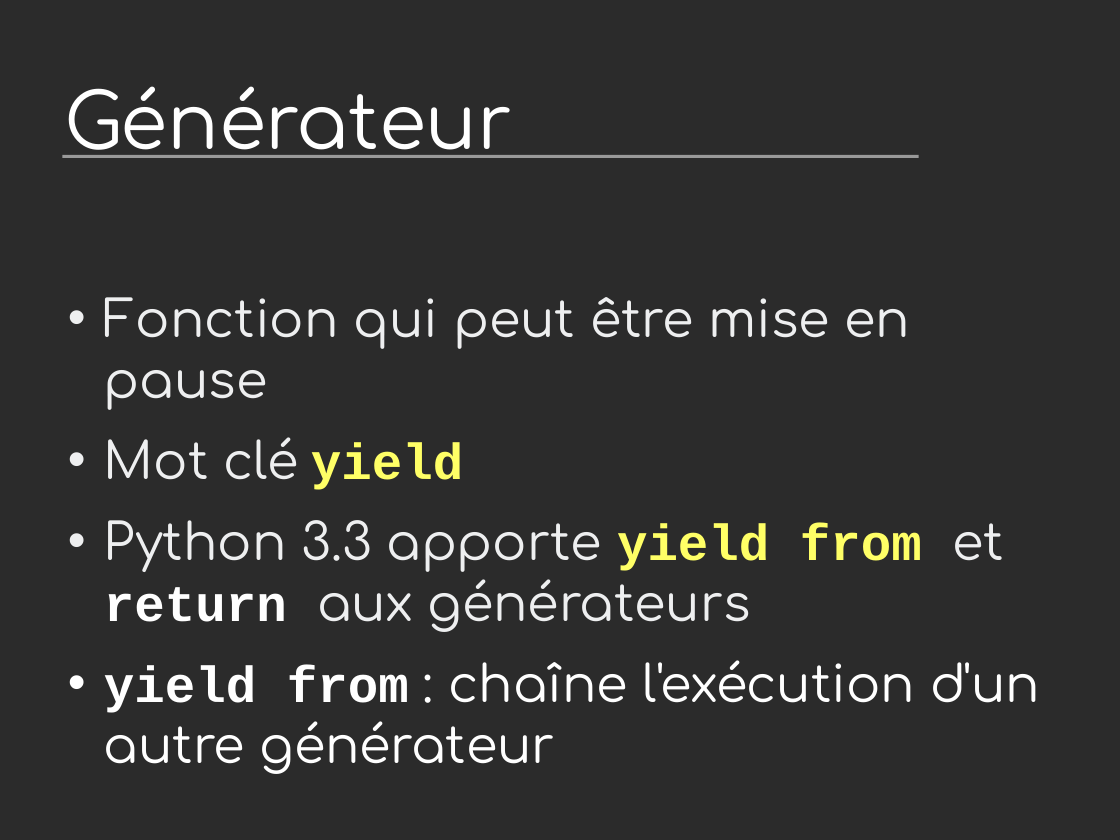
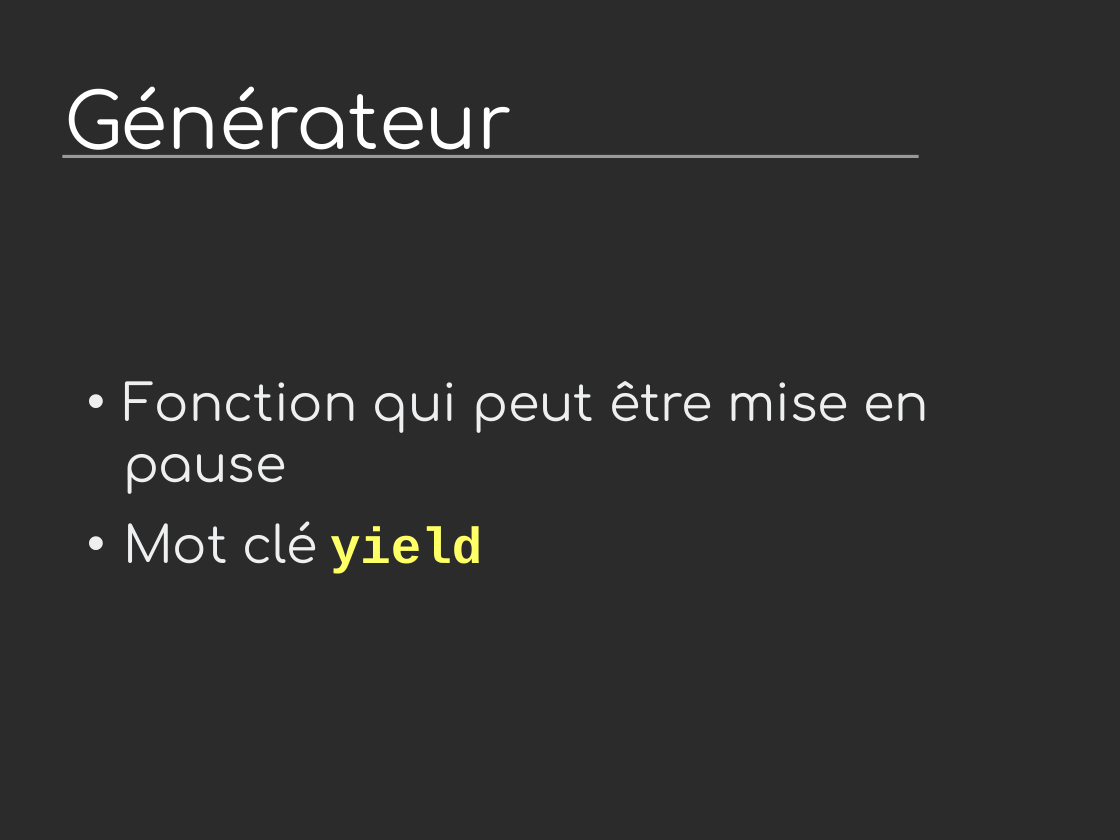
Before and after one commit to vstinner/talks, a slide deck: slide 25 of 2014-Pycon-Lyon/asyncio.odp. Drawn at 1120x840 pixels with LibreOffice and Linux fonts; fonts in the diff are those of the drawing; background and template pictures are left out; a plain dark background stands for a picture behind light text. Boxes give left, top, right and bottom in pixels: in the first picture for what was removed or moved away, otherwise in the second. Text is boxed around its words. In the diff, an @@ line names an element or a change of style, - is before the commit and + after.

```diff
--- a/2014-Pycon-Lyon/asyncio.odp
+++ b/2014-Pycon-Lyon/asyncio.odp
@@ text "Fonction qui peut être mise ...": place and size @@
-text "Fonction qui peut être mise ..." at (104, 297, 1040, 774)
+text "Fonction qui peut être mise ..." at (123, 381, 930, 574)
@@ text at (104, 520, 1040, 774): paragraphs removed @@
-• Python 3.3 apporte yield from et return aux générateurs
-• yield from : chaîne l'exécution d'un autre générateur
```
Also in this commit, not shown: 6 other slides changed, 3 slides added, 3 slides removed, 1 other file.
